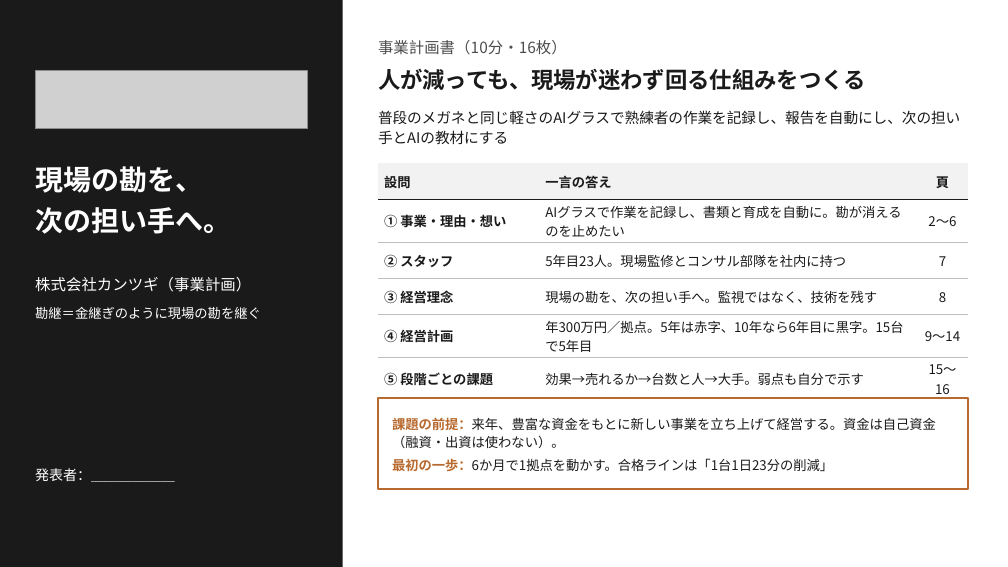
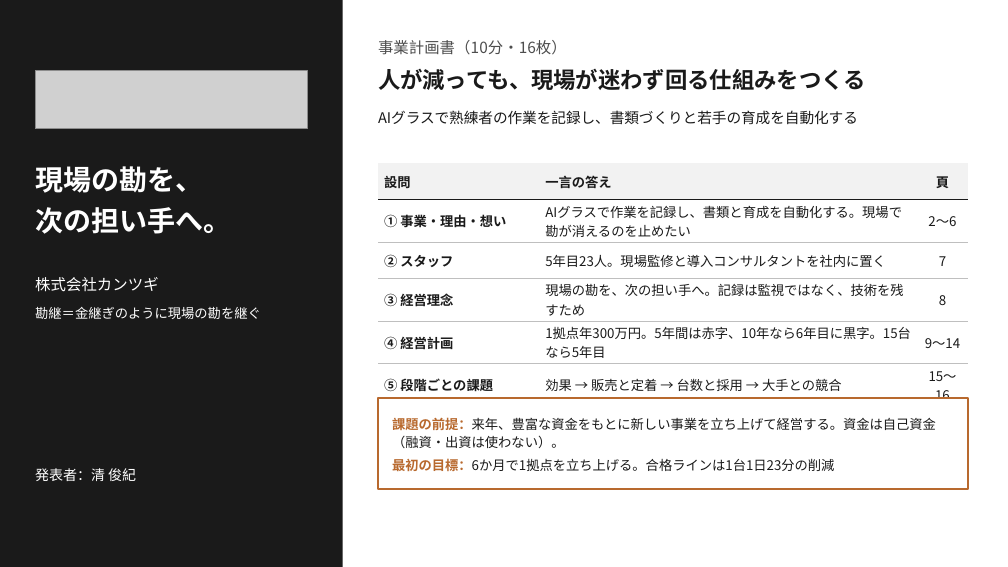
Before and after one commit to SEITOSHIKI/-ai-commute-audio-, a slide deck: slide 1 of deck/カンツギ_事業計画書_16枚版.pptx. Drawn at 1008x567 pixels with LibreOffice and Linux fonts; fonts in the diff are those of the drawing; grey boxes stand for pictures; background and template pictures are left out. Boxes give left, top, right and bottom in pixels: in the first picture for what was removed or moved away, otherwise in the second. Text is boxed around its words. In the diff, an @@ line names an element or a change of style, - is before the commit and + after.

```diff
--- a/deck/カンツギ_事業計画書_16枚版.pptx
+++ b/deck/カンツギ_事業計画書_16枚版.pptx
@@ text at [378, 110, 858, 125]: text changed @@
-普段のメガネと同じ軽さのAIグラスで熟練者の作業を記録し、報告を自動にし、次の担い手とAIの教材にする
+AIグラスで熟練者の作業を記録し、書類づくりと若手の育成を自動化する
@@ table at [378, 163, 968, 403] @@
-row 2, column 2: AIグラスで作業を記録し、書類と育成を自動に。勘が消えるのを止めたい
+row 2, column 2: AIグラスで作業を記録し、書類と育成を自動化する。現場で勘が消えるのを止めたい
-row 3, column 2: 5年目23人。現場監修とコンサル部隊を社内に持つ
+row 3, column 2: 5年目23人。現場監修と導入コンサルタントを社内に置く
-row 4, column 2: 現場の勘を、次の担い手へ。監視ではなく、技術を残す
+row 4, column 2: 現場の勘を、次の担い手へ。記録は監視ではなく、技術を残すため
-row 5, column 2: 年300万円／拠点。5年は赤字、10年なら6年目に黒字。15台で5年目
+row 5, column 2: 1拠点年300万円。5年間は赤字、10年なら6年目に黒字。15台なら5年目
-row 6, column 2: 効果→売れるか→台数と人→大手。弱点も自分で示す
+row 6, column 2: 効果 → 販売と定着 → 台数と採用 → 大手との競合
@@ text at [35, 277, 158, 292]: text changed @@
-株式会社カンツギ（事業計画）
+株式会社カンツギ
@@ text at [35, 468, 136, 481]: text changed @@
-発表者：＿＿＿＿＿＿
+発表者：清 俊紀
@@ text at [392, 458, 834, 472]: text changed @@
-最初の一歩：6か月で1拠点を動かす。合格ラインは「1台1日23分の削減」
+最初の目標：6か月で1拠点を立ち上げる。合格ラインは1台1日23分の削減
```
Also in this commit, not shown: 15 other slides changed, 8 other files.
